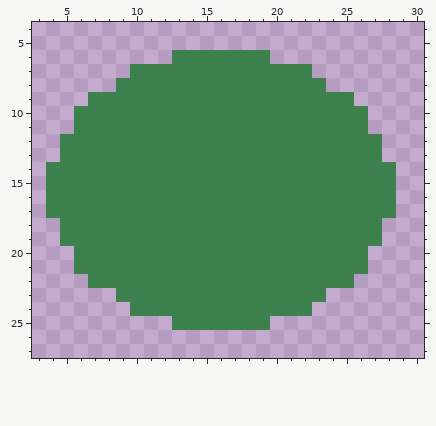
Pixel-art file -- assets/aseprite/Sprite-0001.aseprite. Above, as it was before the edit.
32x32 pixels, 1 frame. Shown: x 3..30, y 4..27.
After:
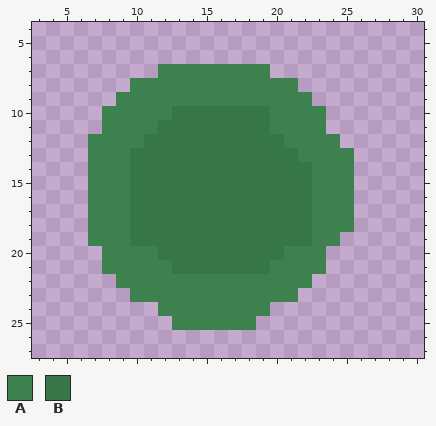
Palette (. is transparent): A #3d824e  B #377647
Diff:
{"where": "layer \"Layer 1\""}
{"y":6,"x":13,"old":"AAAAAAA","new":"......."}
{"y":7,"x":10,"old":"AA","new":".."}
{"y":7,"x":20,"old":"AAA","new":"..."}
{"y":8,"x":9,"old":"A","new":"."}
{"y":8,"x":22,"old":"AA","new":".."}
{"y":9,"x":7,"old":"AA","new":".."}
{"y":9,"x":23,"old":"AAA","new":"..."}
{"y":10,"x":6,"old":"AA","new":".."}
{"y":10,"x":13,"old":"AAAAAAA","new":"BBBBBBB"}
{"y":10,"x":24,"old":"AAA","new":"..."}
{"y":11,"x":6,"old":"AA","new":".."}
{"y":11,"x":12,"old":"AAAAAAAA","new":"BBBBBBBB"}
{"y":11,"x":24,"old":"AAA","new":"..."}
{"y":12,"x":5,"old":"AA","new":".."}
{"y":12,"x":11,"old":"AAAAAAAAAA","new":"BBBBBBBBBB"}
{"y":12,"x":25,"old":"AAA","new":"..."}
{"y":13,"x":5,"old":"AA","new":".."}
{"y":13,"x":10,"old":"AAAAAAAAAAAA","new":"BBBBBBBBBBBB"}
{"y":13,"x":26,"old":"AA","new":".."}
{"y":14,"x":4,"old":"AAA","new":"..."}
{"y":14,"x":10,"old":"AAAAAAAAAAAAA","new":"BBBBBBBBBBBBB"}
{"y":14,"x":26,"old":"AAA","new":"..."}
{"y":15,"x":4,"old":"AAA","new":"..."}
{"y":15,"x":10,"old":"AAAAAAAAAAAAA","new":"BBBBBBBBBBBBB"}
{"y":15,"x":26,"old":"AAA","new":"..."}
{"y":16,"x":4,"old":"AAA","new":"..."}
{"y":16,"x":10,"old":"AAAAAAAAAAAAA","new":"BBBBBBBBBBBBB"}
{"y":16,"x":26,"old":"AAA","new":"..."}
{"y":17,"x":4,"old":"AAA","new":"..."}
{"y":17,"x":10,"old":"AAAAAAAAAAAAA","new":"BBBBBBBBBBBBB"}
{"y":17,"x":26,"old":"AAA","new":"..."}
{"y":18,"x":5,"old":"AA","new":".."}
{"y":18,"x":10,"old":"AAAAAAAAAAAAA","new":"BBBBBBBBBBBBB"}
{"y":18,"x":26,"old":"AA","new":".."}
{"y":19,"x":5,"old":"AA","new":".."}
{"y":19,"x":10,"old":"AAAAAAAAAAAAA","new":"BBBBBBBBBBBBB"}
{"y":19,"x":25,"old":"AAA","new":"..."}
{"y":20,"x":6,"old":"AA","new":".."}
{"y":20,"x":12,"old":"AAAAAAAAA","new":"BBBBBBBBB"}
{"y":20,"x":24,"old":"AAA","new":"..."}
{"y":21,"x":6,"old":"AA","new":".."}
{"y":21,"x":13,"old":"AAAAAAA","new":"BBBBBBB"}
{"y":21,"x":24,"old":"AAA","new":"..."}
{"y":22,"x":7,"old":"AA","new":".."}
{"y":22,"x":23,"old":"AAA","new":"..."}
{"y":23,"x":9,"old":"A","new":"."}
{"y":23,"x":22,"old":"AA","new":".."}
{"y":24,"x":10,"old":"AA","new":".."}
{"y":24,"x":20,"old":"AAA","new":"..."}
{"y":25,"x":19,"old":"A","new":"."}
{"label":"changed","picture_box":[46,50,396,330]}
